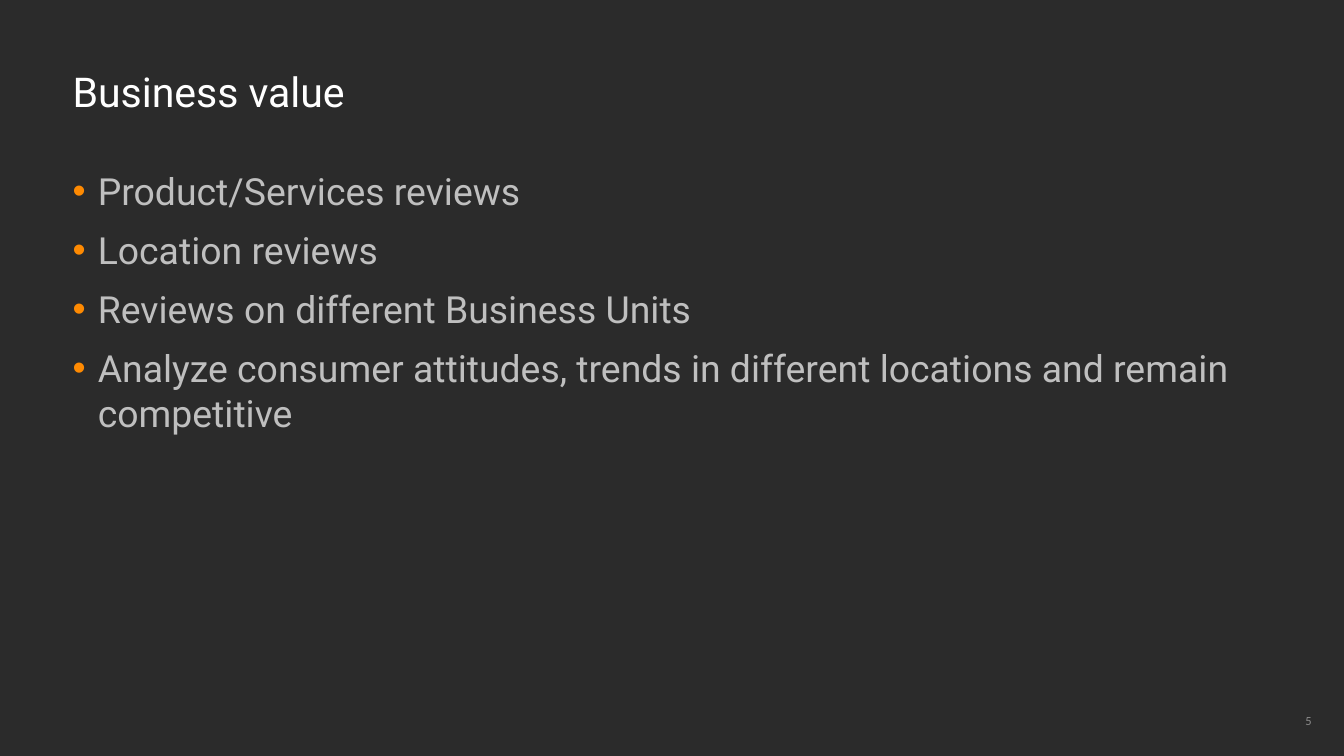
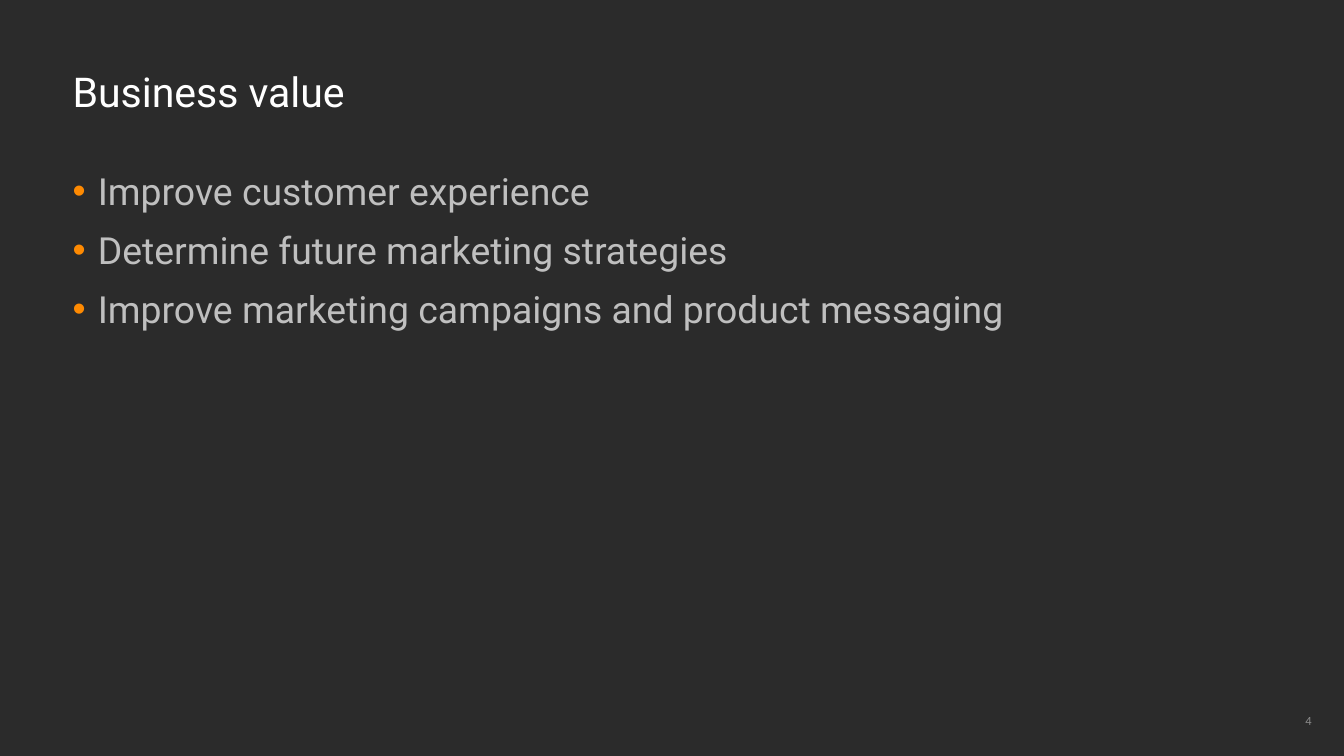
Before and after one commit to sumitkadu/ReviewAnalyzer, a slide deck: slide 4 of Review and analysis.pptx (slide 5 before the commit). Drawn at 1344x756 pixels with LibreOffice and Linux fonts; fonts in the diff are those of the drawing; background and template pictures are left out; a plain dark background stands for a picture behind light text. Boxes give left, top, right and bottom in pixels: in the first picture for what was removed or moved away, otherwise in the second. Text is boxed around its words. In the diff, an @@ line names an element or a change of style, - is before the commit and + after.

```diff
--- a/Review and analysis.pptx
+++ b/Review and analysis.pptx
@@ text at [98,178,1003,331]: text changed @@
-• Product/Services reviews
-• Location reviews
-• Reviews on different Business Units
-• Analyze consumer attitudes, trends in different locations and remain competitive
+• Improve customer experience
+• Determine future marketing strategies
+• Improve marketing campaigns and product messaging
@@ page number at [1305,717,1311,725]: text changed @@
-5
+4
```
Also in this commit, not shown: 3 other slides changed, 1 slide removed.
